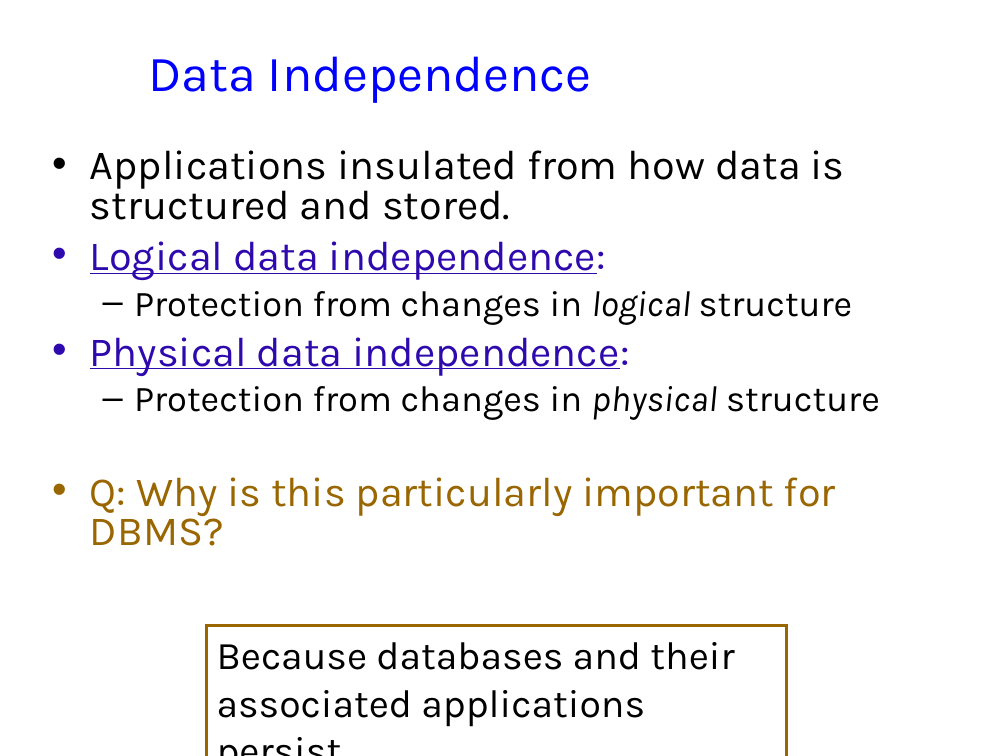
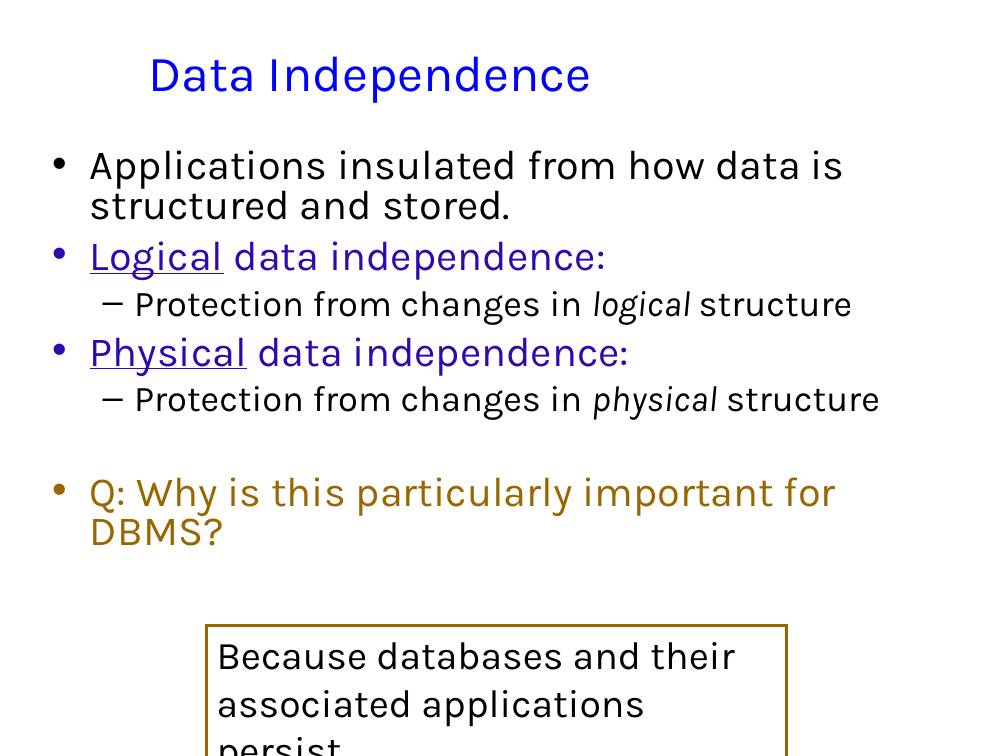
Before and after one commit to jhellerstein/cs186-09, a slide deck: slide 8 of lecs/02-Relational.ppt (slide 9 before the commit). Drawn at 1008x756 pixels with LibreOffice and Linux fonts; fonts in the diff are those of the drawing; background and template pictures are left out. Boxes give left, top, right and bottom in pixels: in the first picture for what was removed or moved away, otherwise in the second. Text is boxed around its words. In the diff, an @@ line names an element or a change of style, - is before the commit and + after.

```diff
--- a/lecs/02-Relational.ppt
+++ b/lecs/02-Relational.ppt
@@ text at <box>90,241,630,376</box>: underline off in "data independence:", "data independence:" @@
```
Also in this commit, not shown: 14 other slides changed, 1 slide added, 1 slide removed, 2 other files.
